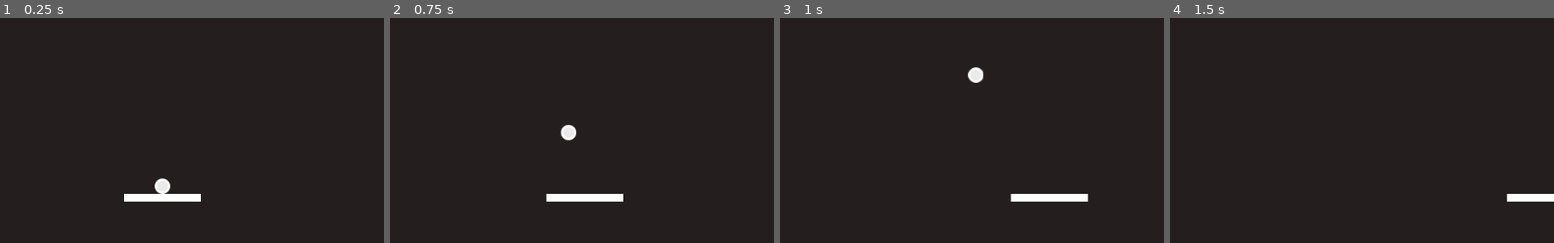
Above: before the commit, frames 1-4 (left to right).
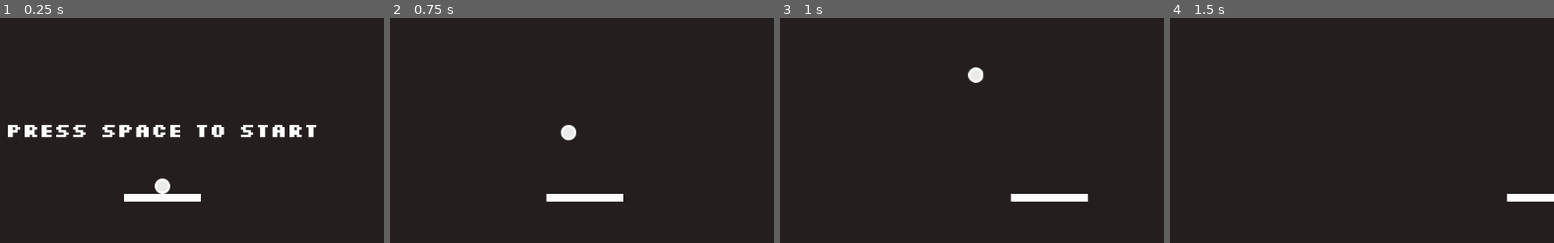
Above: after the commit, the same moments.

Repository: easwee/blyat
Game: Godot game, scene res://scenes/Arena.tscn
Two runs of this game, one before a commit and one after it. Both use one fixed random seed, a clock stepped at 60 frames per second and the inputs below.
Inputs:
- Up to frame 1 (0.25 s): no input
- Up to frame 2 (0.75 s): tap Space (ui_select) at 0.5 s; hold Right (ui_right) from 0.53 s (still down); hold Space (ui_select) from 0.53 s (still down)
- Up to frame 3 (1 s): keep holding Right (ui_right); keep holding Space (ui_select)
- Up to frame 4 (1.5 s): release Right (ui_right) at 1.28 s; release Space (ui_select) at 1.28 s; hold Left (ui_left) from 1.28 s (still down); tap Space (ui_select) at 1.35 s
The pictures show only the part of the screen within x 29-79%, y 44-94%; the shares and areas given below are measured in that part.

The runs differ from the first frame. In frame 1, 2.5% of the frame differs, in the area x 2-83%, y 47-54%; in frame 2, nothing differs; in frame 3, nothing differs; in frame 4, nothing differs.

Commit message:
Improve game state handling, improve bounce handling

Diff:
--- /dev/null
+++ b/assets/resources/NotificationFont.tres
@@ -0,0 +1,7 @@
+[gd_resource type="DynamicFont" load_steps=2 format=2]
+
+[ext_resource path="res://assets/resources/PixelBoldFont.tres" type="DynamicFontData" id=1]
+
+[resource]
+size = 27
+font_data = ExtResource( 1 )
--- /dev/null
+++ b/assets/resources/PixelBoldFont.tres
@@ -0,0 +1,4 @@
+[gd_resource type="DynamicFontData" format=2]
+
+[resource]
+font_path = "res://assets/fonts/slkscrb.ttf"
--- a/scenes/Arena.tscn
+++ b/scenes/Arena.tscn
@@ -1,5 +1,6 @@
-[gd_scene load_steps=6 format=2]
+[gd_scene load_steps=7 format=2]
 
+[ext_resource path="res://assets/resources/NotificationFont.tres" type="DynamicFont" id=1]
 [ext_resource path="res://scripts/Arena.gd" type="Script" id=2]
 
 [sub_resource type="RectangleShape2D" id=1]
@@ -38,6 +39,9 @@
 }
 
 [node name="Wall_L" type="StaticBody2D" parent="."]
+__meta__ = {
+"_edit_lock_": true
+}
 
 [node name="CollisionShape2D" type="CollisionShape2D" parent="Wall_L"]
 position = Vector2( 10, 300 )
@@ -45,6 +49,9 @@
 
 [node name="Wall_R" type="StaticBody2D" parent="."]
 position = Vector2( 1003.92, 0 )
+__meta__ = {
+"_edit_lock_": true
+}
 
 [node name="CollisionShape2D" type="CollisionShape2D" parent="Wall_R"]
 position = Vector2( 10, 300 )
@@ -52,6 +59,9 @@
 
 [node name="Ceiling" type="StaticBody2D" parent="."]
 position = Vector2( 512, 10 )
+__meta__ = {
+"_edit_lock_": true
+}
 
 [node name="CollisionShape2D" type="CollisionShape2D" parent="Ceiling"]
 shape = SubResource( 2 )
@@ -64,5 +74,16 @@
 custom_fonts/normal_font = SubResource( 4 )
 text = "Score 0"
 __meta__ = {
+"_edit_lock_": true,
 "_edit_use_anchors_": false
 }
+
+[node name="Notification" type="RichTextLabel" parent="."]
+margin_top = 405.0
+margin_right = 1024.0
+margin_bottom = 455.0
+custom_fonts/normal_font = ExtResource( 1 )
+bbcode_enabled = true
+__meta__ = {
+"_edit_use_anchors_": false
+}
--- a/scripts/Arena.gd
+++ b/scripts/Arena.gd
@@ -4,22 +4,73 @@
 const BALL = preload("res://components/Ball.tscn")
 const BRICK = preload("res://components/Brick.tscn")
 
-var bricks_start_position = Vector2(100,100)
+var bricks_start_position : Vector2 = Vector2(100,100)
+onready var notification : RichTextLabel = get_node("/root/Arena/Notification")
+onready var score_text : RichTextLabel = get_node("/root/Arena/ScoreText")
 
 func _ready():
+	State.game_phase = Globals.phases.STARTING
+
 	var pad : Pad = PAD.instance()
 	add_child(pad)
 
 	var ball : Ball = BALL.instance()
 	add_child(ball)
 
+	generate_bricks()
+
+	Globals.connect("ball_fire", self, "on_ball_fire")
+	Globals.connect("life_lost", self, "on_life_lost")
+	Globals.connect("game_won", self, "on_game_won")
+
+	notification.bbcode_text = Globals.bb_notification_game_start
+
+func generate_bricks():
 	for i in range(10):
 		for j in range(5):
 			var brick : Brick = BRICK.instance()
 			add_child(brick)
+			State.bricks_left += 1
 			brick.set_name("Brick" + str(i) + str(j))
 			brick.add_to_group("bricks")
 			brick.position = Vector2(
 				bricks_start_position.x + (brick.size.x + 2) * i,
 				bricks_start_position.x + (brick.size.y + 2) * j
 			)
+
+func on_ball_fire():
+	print("ball fire", State.game_phase)
+	if State.game_phase == Globals.phases.OVER:
+		print("reseting")
+		reset_game()
+
+	State.game_phase = Globals.phases.PLAYING
+	notification.hide()
+
+func on_life_lost():
+	State.tries -= 1
+
+	if State.tries > 0:
+		State.game_phase = Globals.phases.CONTINUE
+		notification.bbcode_text = Globals.bb_notification_game_continue
+	else:
+		State.game_phase = Globals.phases.OVER
+		notification.bbcode_text = Globals.bb_notification_game_over
+	notification.show()
+
+func on_game_won():
+	State.game_phase = Globals.phases.OVER
+	notification.show()
+	notification.bbcode_text = Globals.bb_notification_game_won
+
+func reset_game():
+	State.score = 0
+	State.tries = 3
+	State.bricks_left = 0
+
+	score_text.set_text("Score " + str(State.score))
+
+	for item in get_tree().get_nodes_in_group("bricks"):
+		item.queue_free()
+
+	generate_bricks()
--- a/scripts/Ball.gd
+++ b/scripts/Ball.gd
@@ -3,6 +3,7 @@
 class_name Ball
 
 const speed : int = 300
+const deviation_multiplier = 3
 var direction : Vector2 = Vector2(0.3, -1)
 var velocity : Vector2 = Vector2(0, 0)
 
@@ -10,42 +11,39 @@
 onready var size : Vector2 = get_node("Sprite").get_rect().size
 
 func _ready():
-	Globals.connect("game_activated", self, "on_game_activated")
+	Globals.connect("ball_fire", self, "on_ball_fire")
 
 func _physics_process(delta):
-	if not State.game_active:
+	if State.game_phase != Globals.phases.PLAYING:
 		align_spawn_position()
 		return
 
 	if position.y > Globals.viewport_height + 20:
+		Globals.emit_signal("life_lost")
 		reset()
 
 	var collision = move_and_collide(velocity * delta)
 
 	if collision:
 		var collider = collision.collider
-		var diff : Vector2 = Vector2()
+		var deviation : Vector2 = Vector2()
 
 		if collider.is_in_group("bricks"):
 			collider.on_hit()
 
-		var reflect : Vector2 = collision.remainder.bounce(collision.normal)
-
 		velocity = velocity.bounce(collision.normal)
 
-		# TODO: handle bounce correctly
 		if collider.name == "Pad":
-			diff = position - collider.position
-			reflect.x *= diff.normalized().x
-			velocity.x *= diff.normalized().x
+			deviation = position - collider.position
+			velocity.x += deviation.x * deviation_multiplier
 
+		var reflect : Vector2 = collision.remainder.bounce(collision.normal)
 		move_and_collide(reflect)
 
-func on_game_activated():
+func on_ball_fire():
 	velocity = direction * speed
 
 func reset():
-	State.game_active = false
 	velocity = Vector2()
 	align_spawn_position()
 
--- a/scripts/Brick.gd
+++ b/scripts/Brick.gd
@@ -8,4 +8,7 @@
 func on_hit():
 	State.score += 1
 	score_text.set_text("Score " + str(State.score))
+	State.bricks_left -= 1
+	if State.bricks_left == 0:
+		Globals.emit_signal("game_won")
 	queue_free()
--- a/scripts/Globals.gd
+++ b/scripts/Globals.gd
@@ -3,4 +3,15 @@
 var viewport_width = ProjectSettings.get_setting("display/window/size/width")
 var viewport_height = ProjectSettings.get_setting("display/window/size/height")
 
-signal game_activated
+enum phases {STARTING, PLAYING, CONTINUE, OVER}
+
+signal ball_fire
+signal life_lost
+signal game_continue
+signal game_won
+signal game_over
+
+const bb_notification_game_start = "[center]Press space to start[/center]"
+const bb_notification_game_continue = "[center]Press space to continue[/center]"
+const bb_notification_game_won = "[center]You win! Press space to restart[/center]"
+const bb_notification_game_over = "[center]Game over. Press space to restart[/center]"
--- a/scripts/Pad.gd
+++ b/scripts/Pad.gd
@@ -29,6 +29,5 @@
 		velocity.x = -velocity.x
 
 func trigger_game_active():
-	if not State.game_active:
-		State.game_active = true
-		Globals.emit_signal("game_activated")
+	if State.game_phase != Globals.phases.PLAYING:
+		Globals.emit_signal("ball_fire")
--- a/scripts/State.gd
+++ b/scripts/State.gd
@@ -1,4 +1,6 @@
 extends Node
 
-var game_active : bool = false
+var game_phase : int = Globals.phases.STARTING
+var tries : int = 10
 var score : int = 0
+var bricks_left : int = 0
Binary file removed: assets/fonts/slkscr.ttf
Binary file removed: assets/fonts/slkscre.ttf
Binary file removed: assets/fonts/slkscreb.ttf
